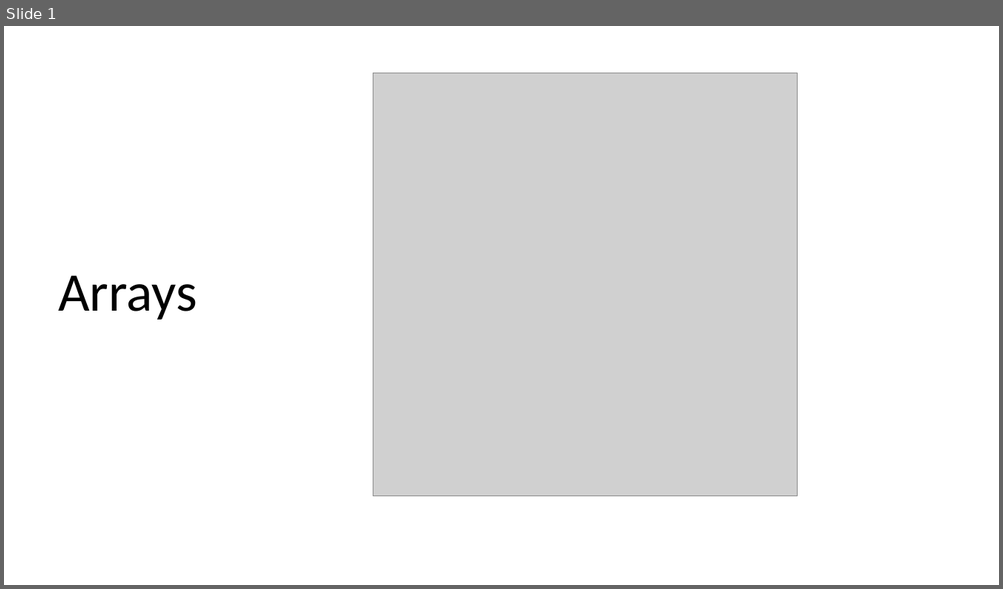
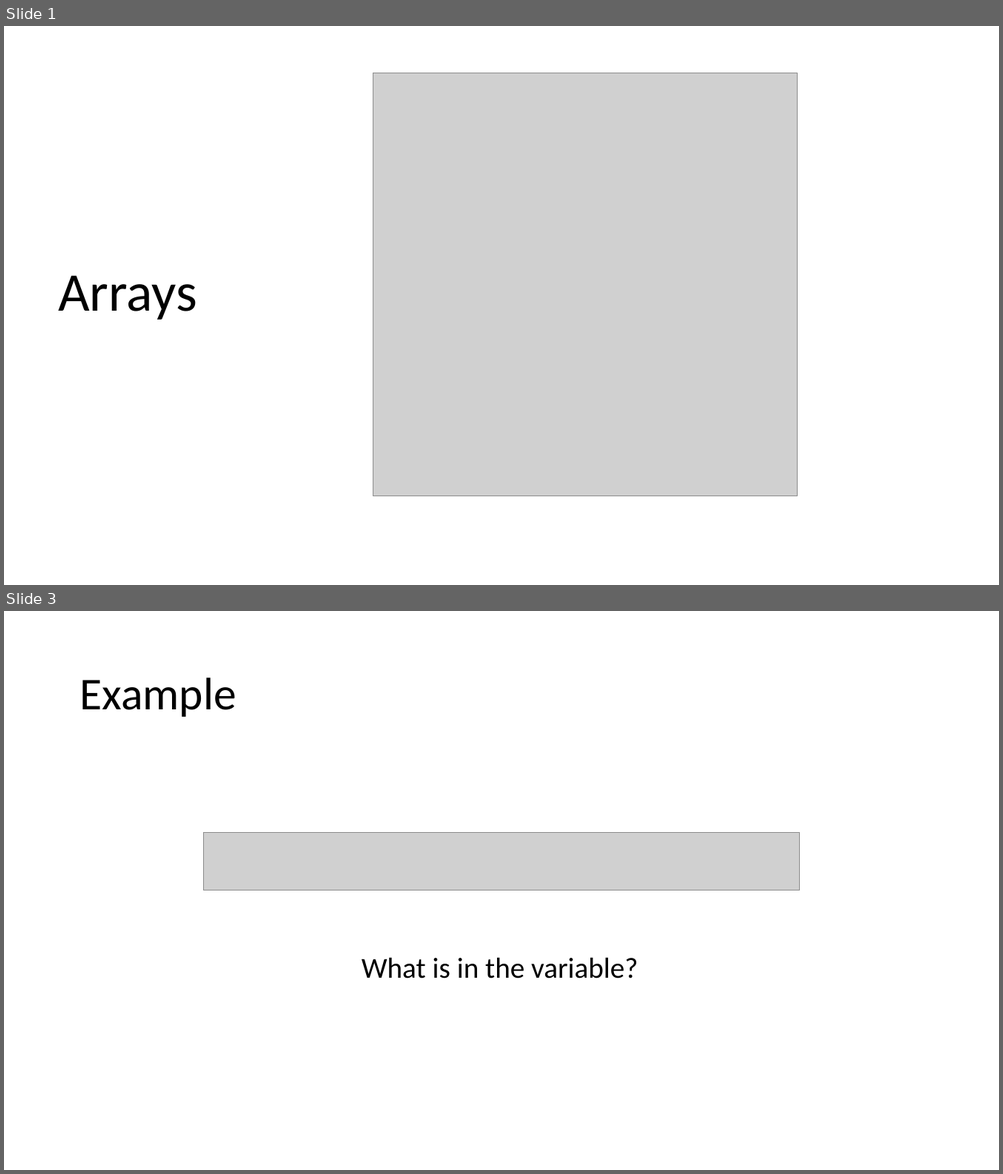
Before and after one commit to JoZonneveld/TCR-python-lessons, a slide deck: Lessons/Lesson 3/Arrays.pptx. Shown one above the other, each under a label of ours: slide 1 before the commit, slides 1 and 3 after it; the slides between them are not shown. The pictures are 1003x589 and 1003x1174 pixels, drawn with LibreOffice and Linux fonts; fonts in the diff are those of the drawing; grey boxes stand for pictures; background and template pictures are left out. Boxes give left, top, right and bottom in pixels: in the first picture for what was removed or moved away, otherwise in the second. Text is boxed around its words. In the diff, an @@ line names an element or a change of style, - is before the commit and + after.

```diff
--- a/Lessons/Lesson 3/Arrays.pptx
+++ b/Lessons/Lesson 3/Arrays.pptx
@@ slide 3 added at <box>4,611,999,1170</box>, background #FFFFFF @@
@@ title added at <box>79,678,236,717</box>, 44 pt, text #000000 @@
+Example
@@ picture added at <box>204,832,800,891</box> @@
@@ text added at <box>361,957,637,979</box>, 28 pt, text #000000 @@
+What is in the variable?
```
Also in this commit, not shown: 1 slide changed, 15 other slides added, 1 slide removed, 1 other file.
